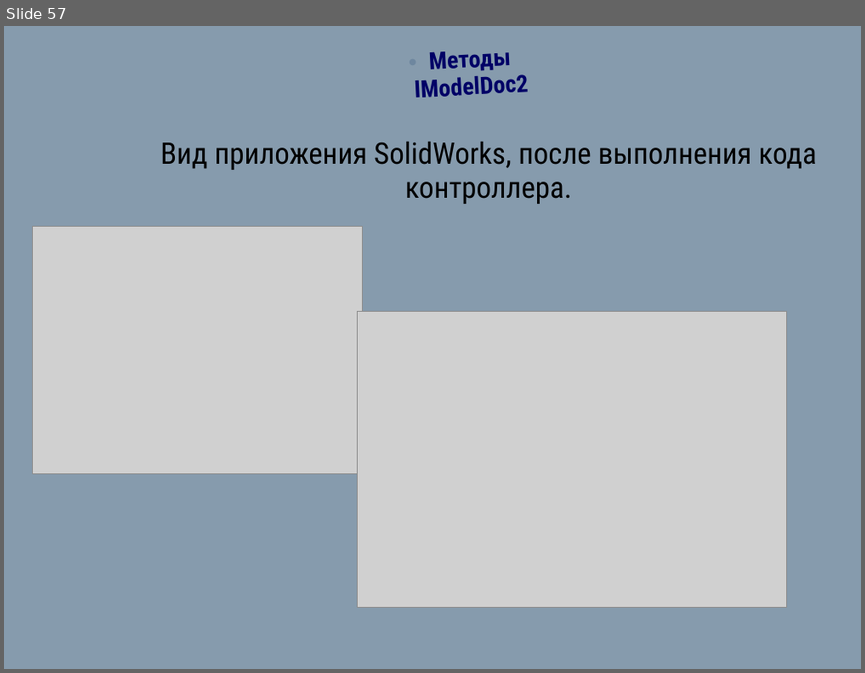
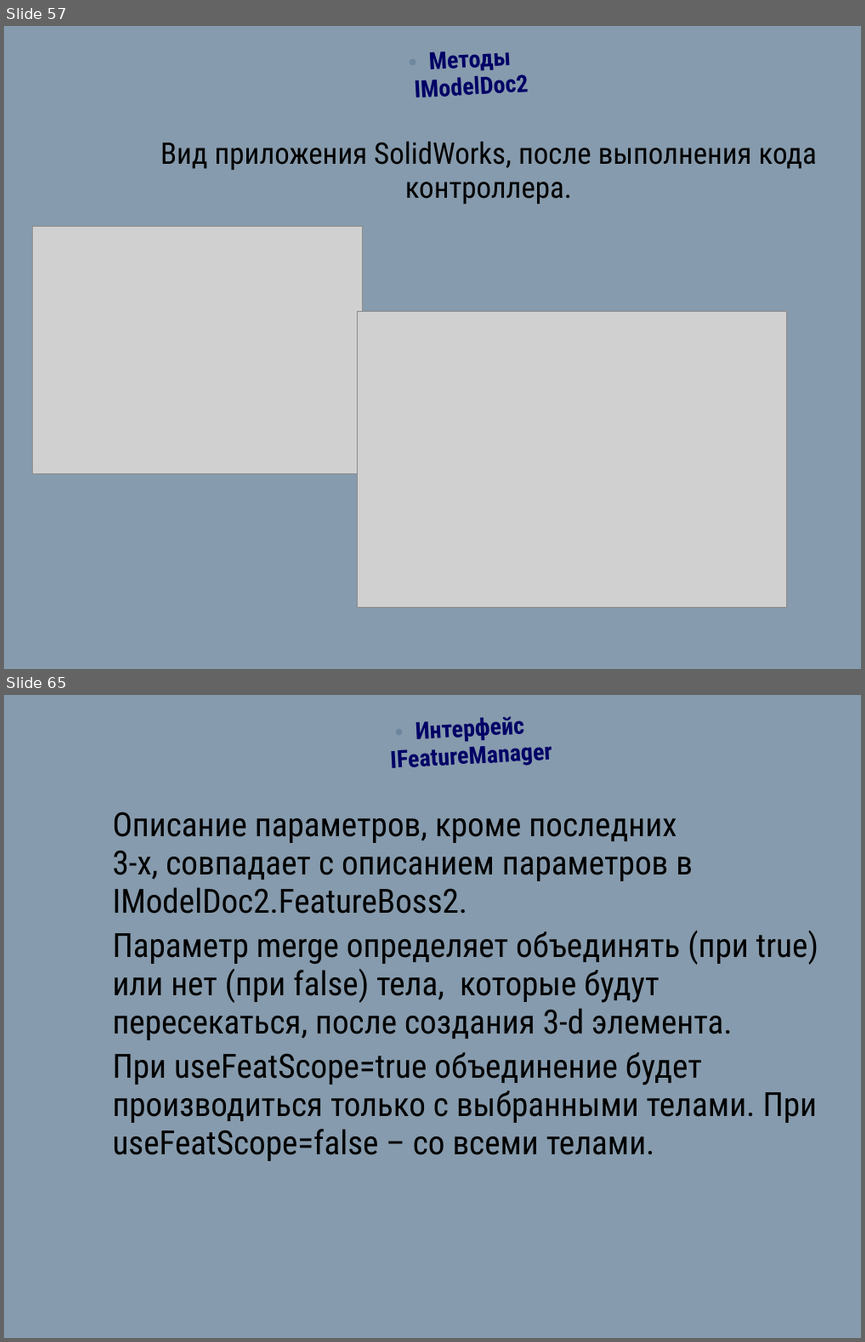
Before and after one commit to a-vodka/ics, a slide deck: sm1_lc05_ics.pptx. Shown one above the other, each under a label of ours: slide 57 before the commit, slides 57 and 65 after it; the slides between them are not shown. The pictures are 865x673 and 865x1342 pixels, drawn with LibreOffice and Linux fonts; fonts in the diff are those of the drawing; grey boxes stand for pictures; background and template pictures are left out. Boxes give left, top, right and bottom in pixels: in the first picture for what was removed or moved away, otherwise in the second. Text is boxed around its words. In the diff, an @@ line names an element or a change of style, - is before the commit and + after.

```diff
--- a/sm1_lc05_ics.pptx
+++ b/sm1_lc05_ics.pptx
@@ slide 65 added at (4, 695, 861, 1338), background picture (left out) @@
@@ text added at (391, 716, 552, 768), 20 pt, text #000066, bold @@
+• Интерфейс IFeatureManager
@@ text added at (113, 811, 818, 1161), 28 pt, text #000000 @@
+Описание параметров, кроме последних
+3-х, совпадает с описанием параметров в IModelDoc2.FeatureBoss2.
+Параметр merge определяет объединять (при true) или нет (при false) тела, которые будут пересекаться, после создания 3-d элемента.
+При useFeatScope=true объединение будет производиться только с выбранными телами. При useFeatScope=false – со всеми телами.
```
Also in this commit, not shown: 47 other slides added, 4 other files.
